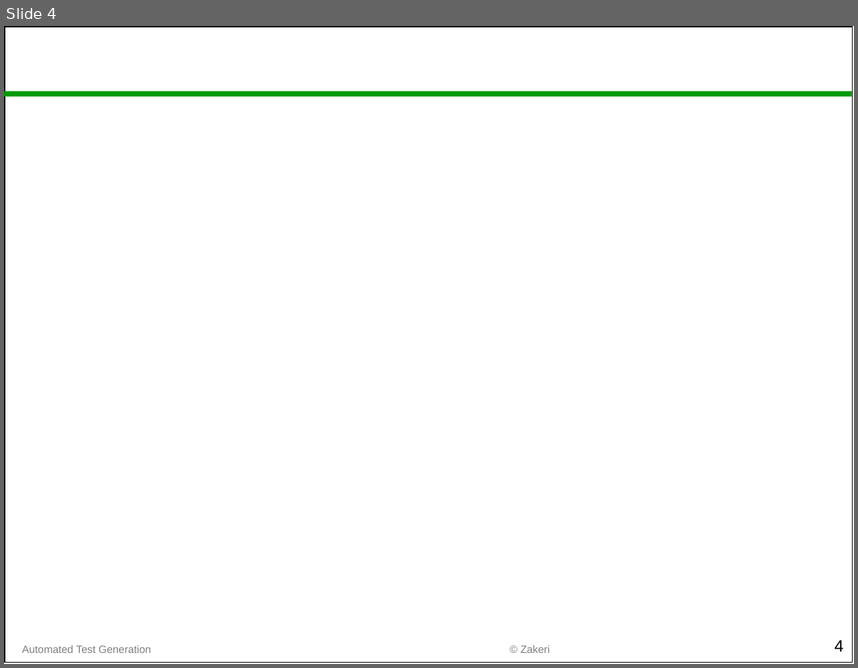
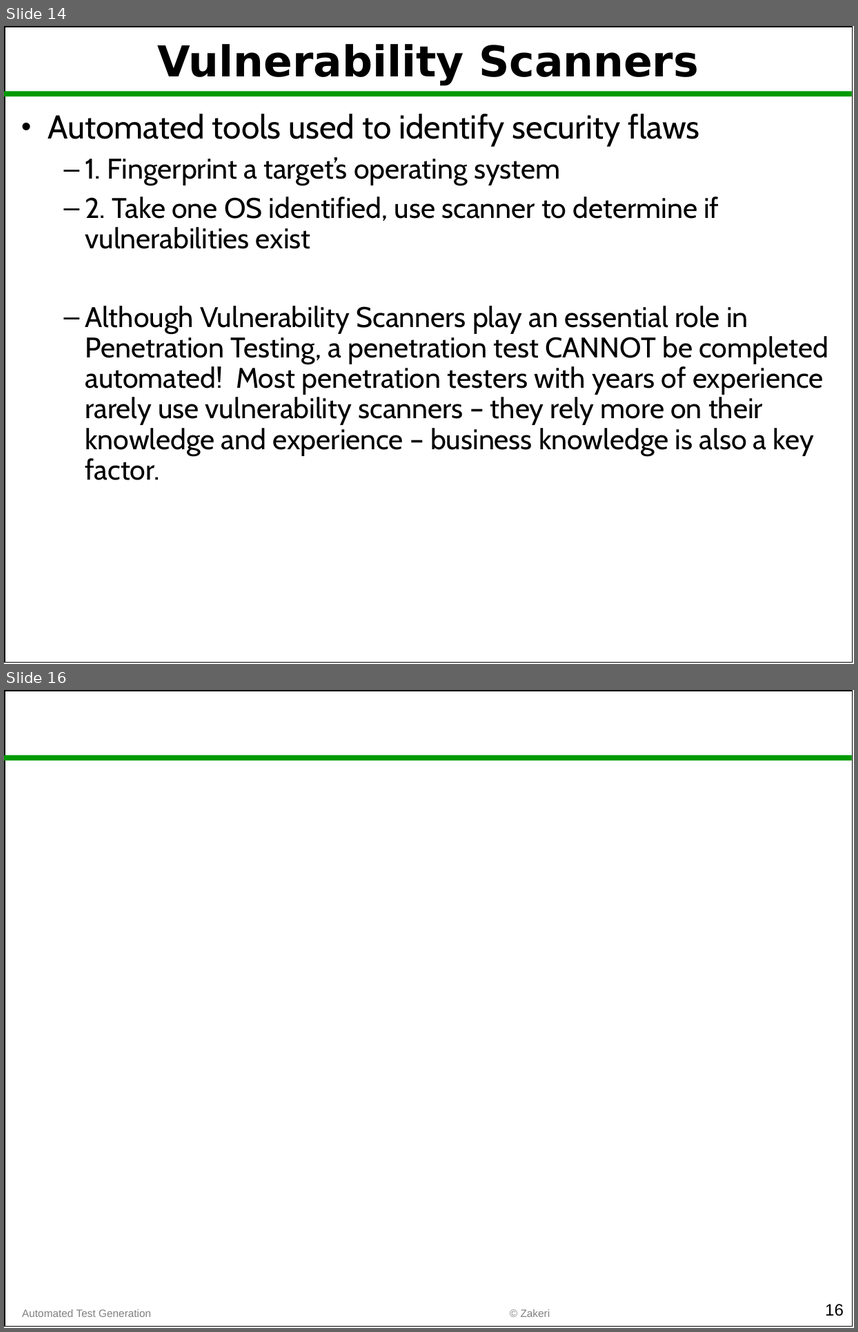
Before and after one commit to m-zakeri/SoftwareTesting, a slide deck: lectures/Lec13_penetration_testing.pptx. Shown one above the other, each under a label of ours: slide 4 before the commit, slides 14 and 16 after it; the slides between them are not shown. The pictures are 858x668 and 858x1332 pixels, drawn with LibreOffice and Linux fonts; fonts in the diff are those of the drawing. Boxes give left, top, right and bottom in pixels: in the first picture for what was removed or moved away, otherwise in the second. Text is boxed around its words. In the diff, an @@ line names an element or a change of style, - is before the commit and + after.

```diff
--- a/lectures/Lec13_penetration_testing.pptx
+++ b/lectures/Lec13_penetration_testing.pptx
@@ slide 14 added at (4, 26, 854, 664), background #FFFFFF; not listed: 2 template elements that a slide beside it also shows @@
@@ title added at (157, 44, 699, 86), 36 pt, text #000000, bold @@
+Vulnerability Scanners
@@ text added at (48, 114, 829, 480), 24 pt, text #000000 @@
+• Automated tools used to identify security flaws
+  – 1. Fingerprint a target’s operating system
+  – 2. Take one OS identified, use scanner to determine if vulnerabilities exist
+  – Although Vulnerability Scanners play an essential role in Penetration Testing, a penetration test CANNOT be completed automated! Most penetration testers with years of experience rarely use vulnerability scanners – they rely more on their knowledge and experience – business knowledge is also a key factor.
@@ what was slide 4 is now slide 16 @@
@@ page number at (825, 1303, 844, 1316): text changed @@
-4
+16
```
Also in this commit, not shown: 13 other slides added, 2 slides removed, 45 other files.
